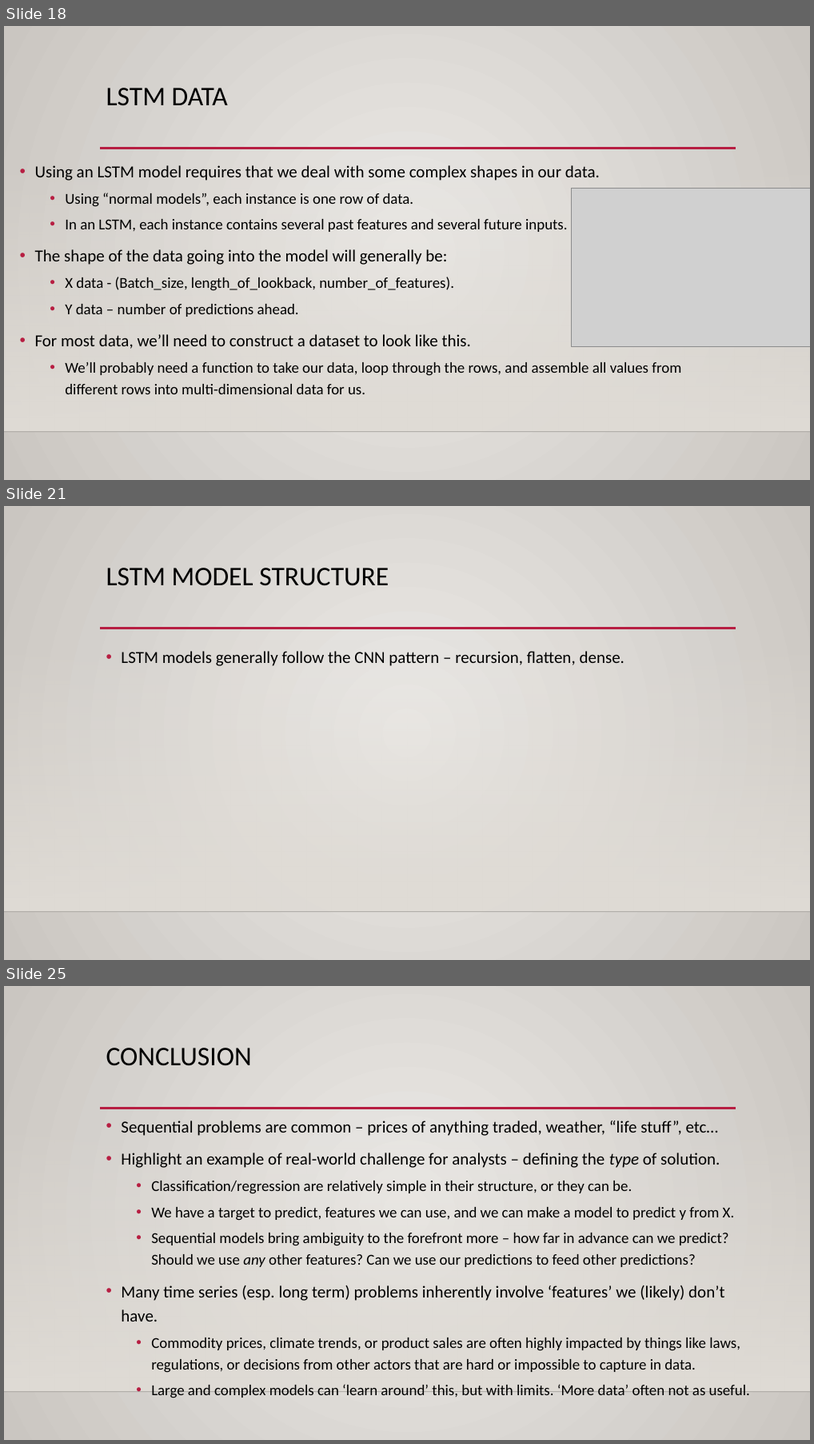
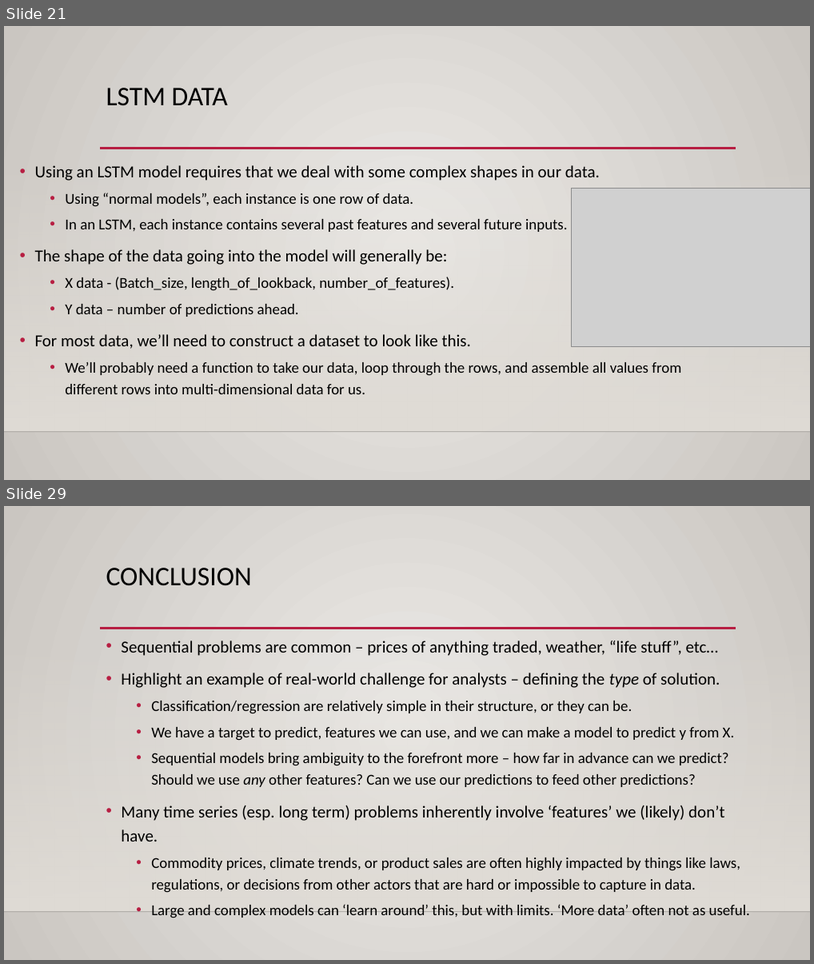
Before and after one commit to calvint13/Intro_to_Machine_Learning_Student_Workbooks, a slide deck: reference_content/Slides/rnn_lstm.pptx. Shown one above the other, each under a label of ours: slides 18, 21 and 25 before the commit, slides 21 and 29 after it; the slides between them are not shown. The pictures are 814x1444 and 814x964 pixels, drawn with LibreOffice and Linux fonts; fonts in the diff are those of the drawing; grey boxes stand for pictures; background and template pictures are left out. Boxes give left, top, right and bottom in pixels: in the first picture for what was removed or moved away, otherwise in the second. Text is boxed around its words. In the diff, an @@ line names an element or a change of style, - is before the commit and + after.

```diff
--- a/reference_content/Slides/rnn_lstm.pptx
+++ b/reference_content/Slides/rnn_lstm.pptx
@@ slide 21 removed at (4, 506, 810, 960), background gradient #ECEAE7 to #CAC7C1; not listed: 3 template elements that a slide beside it also shows @@
@@ title removed at (106, 568, 389, 586) @@
-LSTM MODEL STRUCTURE
@@ text removed at (121, 651, 626, 666) @@
-• LSTM models generally follow the CNN pattern – recursion, flatten, dense.
@@ what was slide 18 is now slide 21 @@
@@ what was slide 25 is now slide 29 @@
```
Also in this commit, not shown: 12 slides changed, 6 slides added, 1 other slide removed, 1 other file.
